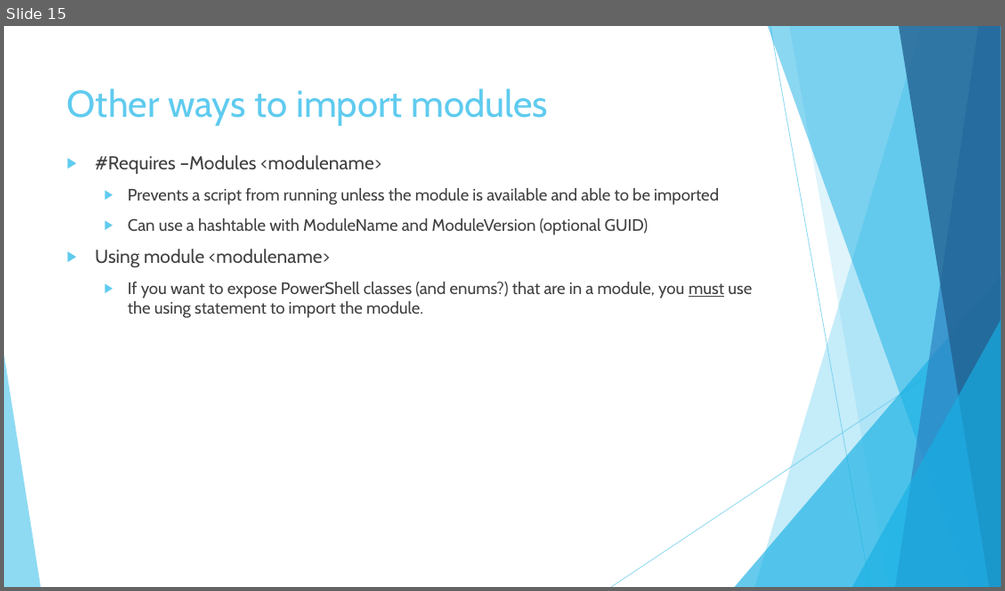
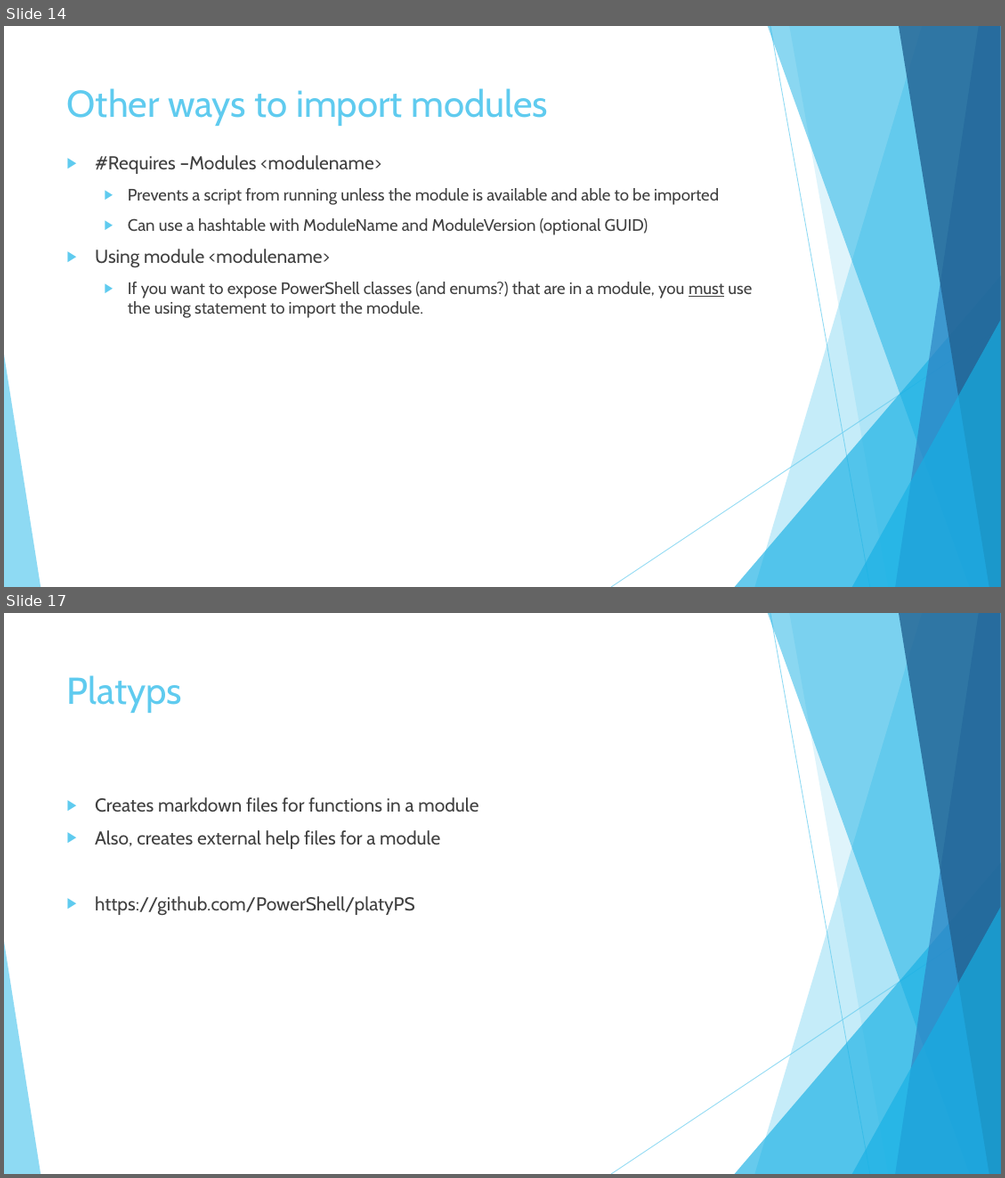
Before and after one commit to MikeShepard/Documents, a slide deck: PowerShell Modules.pptx. Shown one above the other, each under a label of ours: slide 15 before the commit, slides 14 and 17 after it; the slides between them are not shown. The pictures are 1005x591 and 1005x1178 pixels, drawn with LibreOffice and Linux fonts; fonts in the diff are those of the drawing. Boxes give left, top, right and bottom in pixels: in the first picture for what was removed or moved away, otherwise in the second. Text is boxed around its words. In the diff, an @@ line names an element or a change of style, - is before the commit and + after.

Commit message:
Added slides about "module tooling"
Psake, plaster, pester, platyps, psdeploy, buildhelpers

```diff
--- a/PowerShell Modules.pptx
+++ b/PowerShell Modules.pptx
@@ slide 17 added at [4,613,1001,1174], background #FFFFFF; not listed: 10 template elements that a slide beside it also shows @@
@@ title added at [67,675,183,713], 36 pt, text #5FCBEF @@
+Platyps
@@ text added at [95,797,478,916], 18 pt, text #404040 @@
+▶ Creates markdown files for functions in a module
+▶ Also, creates external help files for a module
+▶ https://github.com/PowerShell/platyPS
@@ what was slide 15 is now slide 14 @@
```
Also in this commit, not shown: 2 slides changed, 6 other slides added, 1 slide removed.
